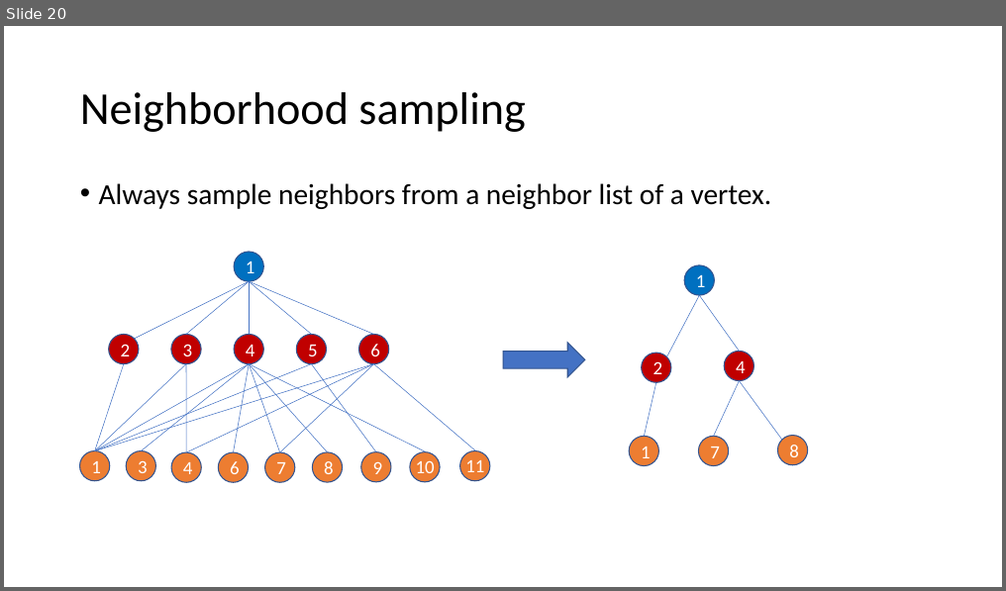
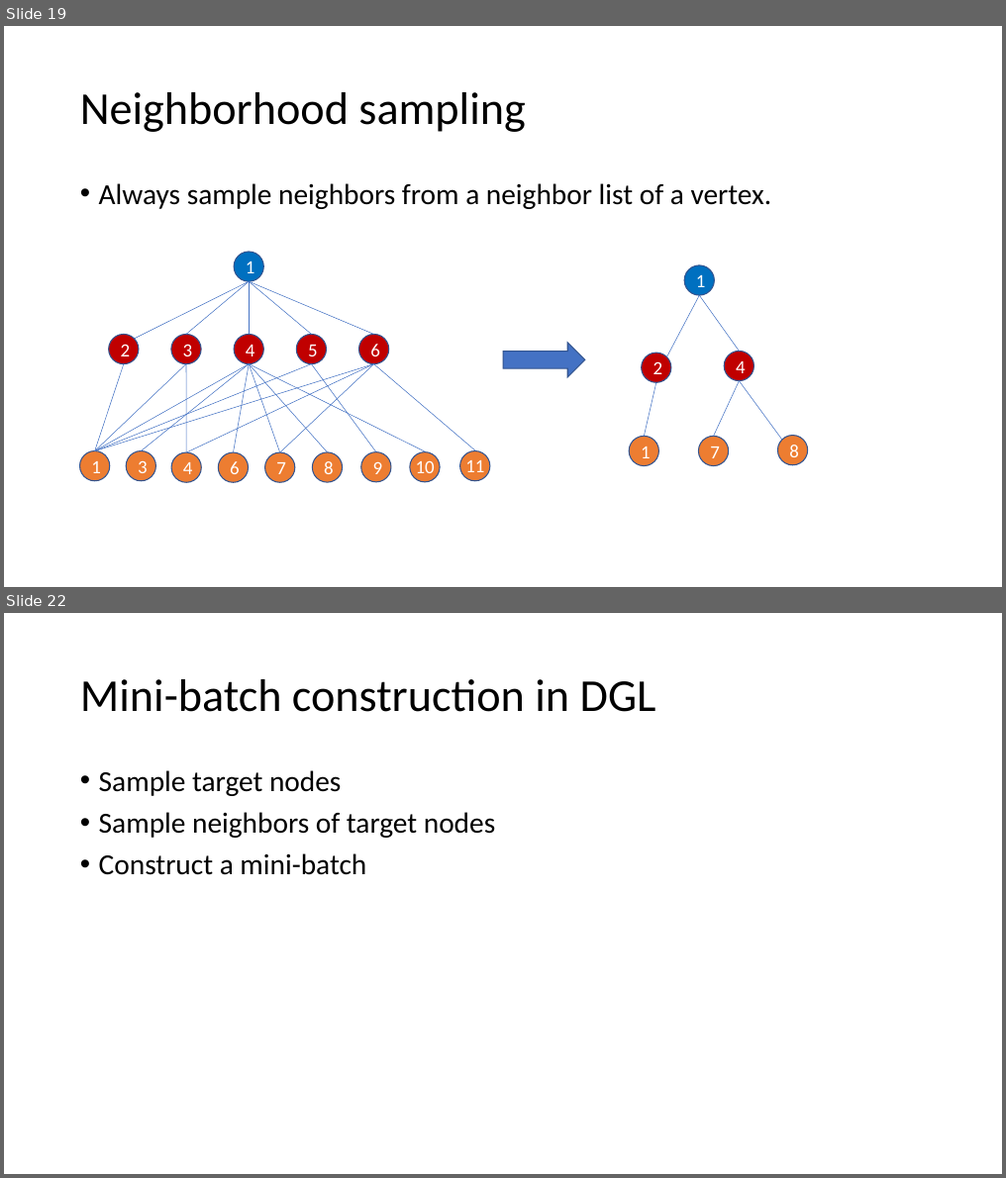
Before and after one commit to dglai/WWW20-Hands-on-Tutorial, a slide deck: large_graphs/sampling.pptx. Shown one above the other, each under a label of ours: slide 20 before the commit, slides 19 and 22 after it; the slides between them are not shown. The pictures are 1006x591 and 1006x1178 pixels, drawn with LibreOffice and Linux fonts; fonts in the diff are those of the drawing. Boxes give left, top, right and bottom in pixels: in the first picture for what was removed or moved away, otherwise in the second. Text is boxed around its words. In the diff, an @@ line names an element or a change of style, - is before the commit and + after.

```diff
--- a/large_graphs/sampling.pptx
+++ b/large_graphs/sampling.pptx
@@ slide 22 added at bbox=[4, 613, 1002, 1174], background #FFFFFF @@
@@ title added at bbox=[80, 679, 656, 712], 44 pt, text #000000 @@
+Mini-batch construction in DGL
@@ text added at bbox=[99, 770, 495, 875], 28 pt, text #000000 @@
+• Sample target nodes
+• Sample neighbors of target nodes
+• Construct a mini-batch
@@ what was slide 20 is now slide 19 @@
```
Also in this commit, not shown: 5 slides changed, 8 other slides added, 1 slide removed.
